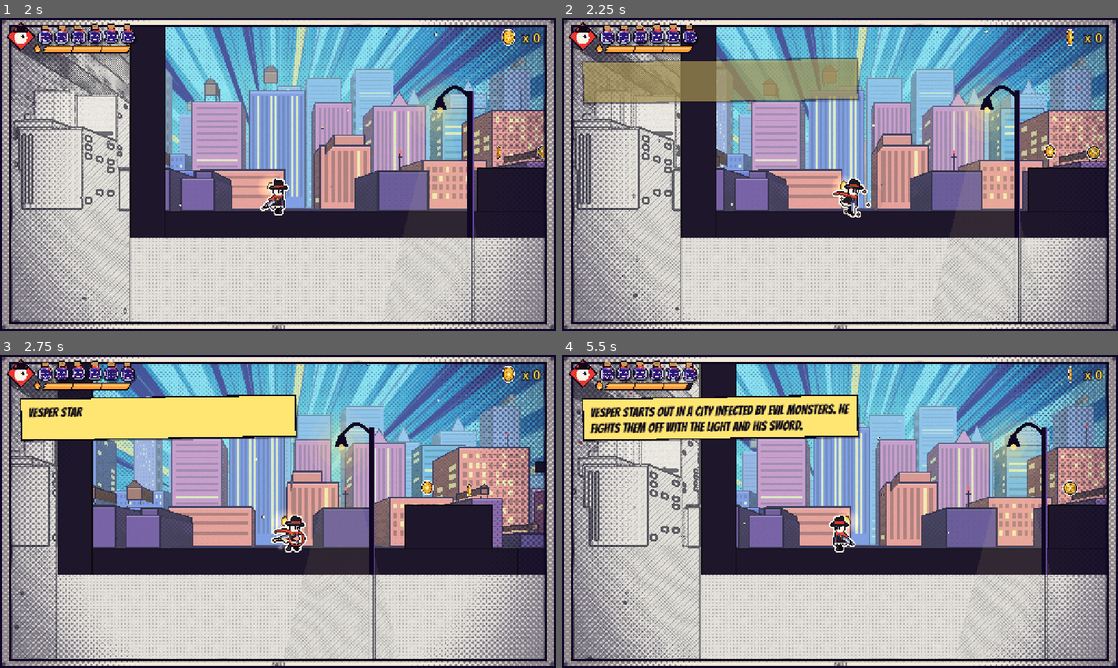
Above: before the commit, frames 1-4 (two rows, left to right).
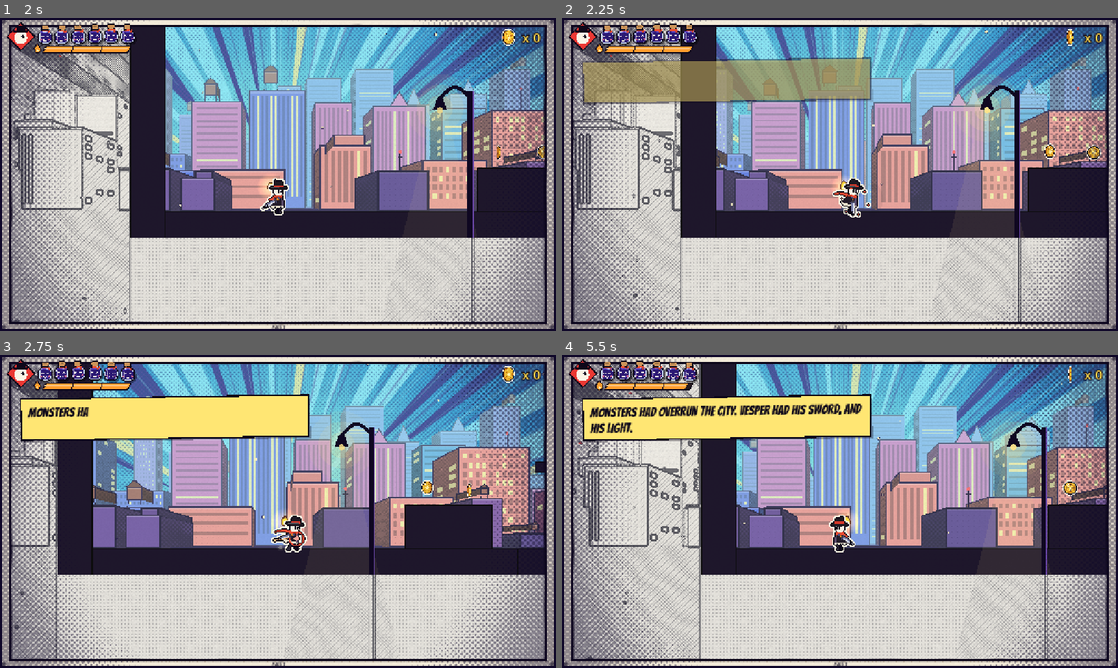
Above: after the commit, the same moments.

Repository: Ridhim-mittal/temp_game_jam
Game: Godot game, scene res://scenes/ui/main_menu.tscn
Two runs of this game, one before a commit and one after it. Both use one fixed random seed, a clock stepped at 60 frames per second and the inputs below.
Inputs (mouse positions are in pixels of both pictures, inside the frame that each line leads up to):
- Up to frame 1 (2 s): tap Enter (ui_accept) at 0.5 s; move the mouse to (400, 158) at 0.52 s; hold D (move_right) 0.53-1.25 s; hold X (attack) 0.53-1.25 s; click (400, 158) at 0.67 s; tap Space (jump) at 0.77, 1.07 s; tap F (heal) at 0.8 s; drag from (166, 190) to (250, 237) at 1.27 s
- Up to frame 2 (2.25 s): move the mouse to (895, 105) at 2.02 s; hold D (move_right) from 2.03 s (still down); hold X (attack) from 2.03 s (still down)
- Up to frame 3 (2.75 s): keep holding D (move_right); keep holding X (attack); tap F (heal) at 2.3 s
- Up to frame 4 (5.5 s): release D (move_right) at 2.75 s; release X (attack) at 2.75 s; drag from (812, 574) to (1034, 489) at 2.77 s; move the mouse to (1006, 558) at 3.52 s; hold A (move_left) 3.53-4.25 s; hold Right mouse button (ember) 3.53-4.25 s; tap Space (jump) at 3.77, 4.07 s; tap F (heal) at 3.8 s; drag from (673, 464) to (823, 527) at 4.27 s; move the mouse to (867, 511) at 5.02 s; hold S (down) from 5.03 s (still down); hold F (heal) from 5.03 s (still down); tap E (interact) at 5.1 s; click (867, 511) at 5.17 s

Frame 1 is identical in both runs. In frame 2, 0.4% of the frame differs, in the area x 53-56%, y 12-27%; in frame 3, 0.7%; in frame 4, 2.6%, in the area x 5-56%, y 12-27%.

Commit message:
City and Sketchbook: less text on screen
Remove the in-world notes except the Sketchbook's "HIT THE LANTERN" at the
shadow-ink ramp, cut the story captions to two short ones a level, and
shorten the tutorial's ink wave and heal labels.

Co-Authored-By: Claude Opus 5.5 <noreply@anthropic.com>
Claude-Session: https://claude.ai/code/session_01GP8G1hCS6N6RkFf3jKY66M

Diff:
--- a/scenes/levels/sketchbook.tscn
+++ b/scenes/levels/sketchbook.tscn
@@ -49,13 +49,6 @@
 script = ExtResource("3_block")
 size = Vector2(80, 1700)
 
-[node name="Caption1" type="Node2D" parent="World"]
-z_index = 5
-position = Vector2(8680, 455)
-script = ExtResource("43_caption")
-text = "HOLD RIGHT CLICK - RAISE YOUR EMBER\nLIGHT MAKES THE SKETCH REAL"
-tilt = -0.03
-
 [node name="PitFloor1" type="StaticBody2D" parent="World"]
 position = Vector2(8680, 950)
 script = ExtResource("3_block")
@@ -78,13 +71,6 @@
 script = ExtResource("3_block")
 size = Vector2(320, 500)
 
-[node name="Caption2" type="Node2D" parent="World"]
-z_index = 5
-position = Vector2(9470, 445)
-script = ExtResource("43_caption")
-text = "TOO FAR FOR ONE EMBER?\nSTAND STILL WITH IT RAISED: INK SPREADS FROM YOUR FEET.\nINK STAYS. REST ON IT."
-tilt = -0.03
-
 [node name="PitFloor2" type="StaticBody2D" parent="World"]
 position = Vector2(9980, 950)
 script = ExtResource("3_block")
@@ -109,24 +95,10 @@
 inkable = false
 drinks_light = true
 
-[node name="Caption3" type="Node2D" parent="World"]
-z_index = 5
-position = Vector2(10445, 470)
-script = ExtResource("43_caption")
-text = "BLUE PENCIL NEVER TAKES INK.\nIT DRINKS YOUR LIGHT."
-tilt = 0.03
-
 [node name="Ground3" type="StaticBody2D" parent="World"]
 position = Vector2(10820, 850)
 script = ExtResource("3_block")
 size = Vector2(240, 500)
-
-[node name="Caption4" type="Node2D" parent="World"]
-z_index = 5
-position = Vector2(11030, 470)
-script = ExtResource("43_caption")
-text = "LANTERNS ARE FREE LIGHT.\nSHADOWS ARE NOT."
-tilt = 0.03
 
 [node name="PitFloor3" type="StaticBody2D" parent="World"]
 position = Vector2(11210, 950)
@@ -159,7 +131,7 @@
 script = ExtResource("3_block")
 size = Vector2(63, 22)
 
-[node name="Caption5" type="Node2D" parent="World"]
+[node name="Caption1" type="Node2D" parent="World"]
 z_index = 5
 position = Vector2(11510, 385)
 script = ExtResource("43_caption")
@@ -297,20 +269,10 @@
 
 [node name="Narration1" type="CanvasLayer" parent="."]
 script = ExtResource("46_narration")
-text = "PAST THE CITY, THE WORLD WAS STILL A SKETCH: PENCIL LINES THAT ONLY TURNED REAL IN THE LIGHT."
+text = "PAST THE CITY, THE WORLD WAS ONLY A SKETCH. IT TURNED REAL IN THE LIGHT."
 trigger_x = -1e+09
 
 [node name="Narration2" type="CanvasLayer" parent="."]
 script = ExtResource("46_narration")
-text = "SOME BRIDGES WERE TOO LONG FOR ONE BREATH OF LIGHT. SO VESPER STOPPED, AND LET THE INK SET."
-trigger_x = 9100
-
-[node name="Narration3" type="CanvasLayer" parent="."]
-script = ExtResource("46_narration")
-text = "THE OLD LANTERNS STILL REMEMBERED HOW TO SHINE. BUT LIGHT CASTS SHADOWS."
-trigger_x = 10840
-
-[node name="Narration4" type="CanvasLayer" parent="."]
-script = ExtResource("46_narration")
-text = "AND BELOW THE LAST PAGE OF THE SKETCHBOOK, THE WORLD DROPPED AWAY INTO THE DARK..."
+text = "BELOW THE LAST PAGE, THE WORLD DROPPED AWAY INTO THE DARK..."
 trigger_x = 11940
--- a/scenes/levels/test_level.tscn
+++ b/scenes/levels/test_level.tscn
@@ -78,13 +78,6 @@
 position = Vector2(2300, 600)
 script = ExtResource("18_pen")
 
-[node name="Caption1" type="Node2D" parent="World"]
-z_index = 5
-position = Vector2(1960, 330)
-script = ExtResource("43_caption")
-text = "HURT? STAND STILL AND HOLD F:\nLIGHT OR LIFE. YOUR EMBER BECOMES INK."
-tilt = -0.03
-
 [node name="PitFloor1" type="StaticBody2D" parent="World"]
 position = Vector2(2530, 950)
 script = ExtResource("3_block")
@@ -114,13 +107,6 @@
 position = Vector2(3460, 498)
 script = ExtResource("11_oneway")
 size = Vector2(160, 16)
-
-[node name="Caption2" type="Node2D" parent="World"]
-z_index = 5
-position = Vector2(2560, 360)
-script = ExtResource("43_caption")
-text = "OUT OF REACH?\nHOLD ATTACK, THEN LET GO:\nINK FLIES FURTHER THAN A SWORD."
-tilt = -0.03
 
 [node name="Heart1" type="Area2D" parent="World"]
 position = Vector2(3220, 350)
@@ -249,20 +235,10 @@
 
 [node name="Narration1" type="CanvasLayer" parent="."]
 script = ExtResource("46_narration")
-text = "VESPER STARTS OUT IN A CITY INFECTED BY EVIL MONSTERS. HE FIGHTS THEM OFF WITH THE LIGHT AND HIS SWORD."
+text = "MONSTERS HAD OVERRUN THE CITY. VESPER HAD HIS SWORD, AND HIS LIGHT."
 trigger_x = -1e+09
 
 [node name="Narration2" type="CanvasLayer" parent="."]
 script = ExtResource("46_narration")
-text = "THESE MONSTERS HAD INFESTED EVERY STREET OF THE CITY. ONE SWING OF THE SWORD SENT THEM SCATTERING."
-trigger_x = 1350
-
-[node name="Narration3" type="CanvasLayer" parent="."]
-script = ExtResource("46_narration")
-text = "THE CITY WAS COMING APART, ONE PANEL AT A TIME. WHERE THE STREET BROKE, VESPER LEAPT."
-trigger_x = 2250
-
-[node name="Narration4" type="CanvasLayer" parent="."]
-script = ExtResource("46_narration")
-text = "AND AT THE EDGE OF THE PAGE, A DOOR OF LIGHT WAS WAITING."
+text = "AT THE EDGE OF THE PAGE, A DOOR OF LIGHT WAS WAITING."
 trigger_x = 3150
--- a/scripts/ui/tutorial.gd
+++ b/scripts/ui/tutorial.gd
@@ -40,9 +40,9 @@
 	"2d": [
 		{"id": "ember", "word": "EMBER", "keys": [["RMB", "ember"]], "hold": 0.8, "when": "near_light"},
 		# hold attack past player.gd's charge_time (0.6 s), let go: an ink wave flies out
-		{"id": "inkwave", "word": "LONG-RANGE INK WAVE", "keys": [["LMB", "attack"]], "hold": 0.7, "when": "near_flyer"},
+		{"id": "inkwave", "word": "INK WAVE", "keys": [["LMB", "attack"]], "hold": 0.7, "when": "near_flyer"},
 		# light or life (player.gd): pour a third of the Ember into half a bottle of ink
-		{"id": "heal", "word": "HEAL: YOUR LIGHT BECOMES INK", "keys": [["F", "heal"]], "hold": 1.0, "when": "hurt_2d"},
+		{"id": "heal", "word": "HEAL", "keys": [["F", "heal"]], "hold": 1.0, "when": "hurt_2d"},
 	],
 	"25d": [
 		{"id": "ember25", "word": "EMBER", "keys": [["RMB", "flash"]], "hold": 0.8, "when": "near_monster"},
Not shown, changed: CLAUDE.md
Not shown, changed: tools/level2d/build_test_level.py
